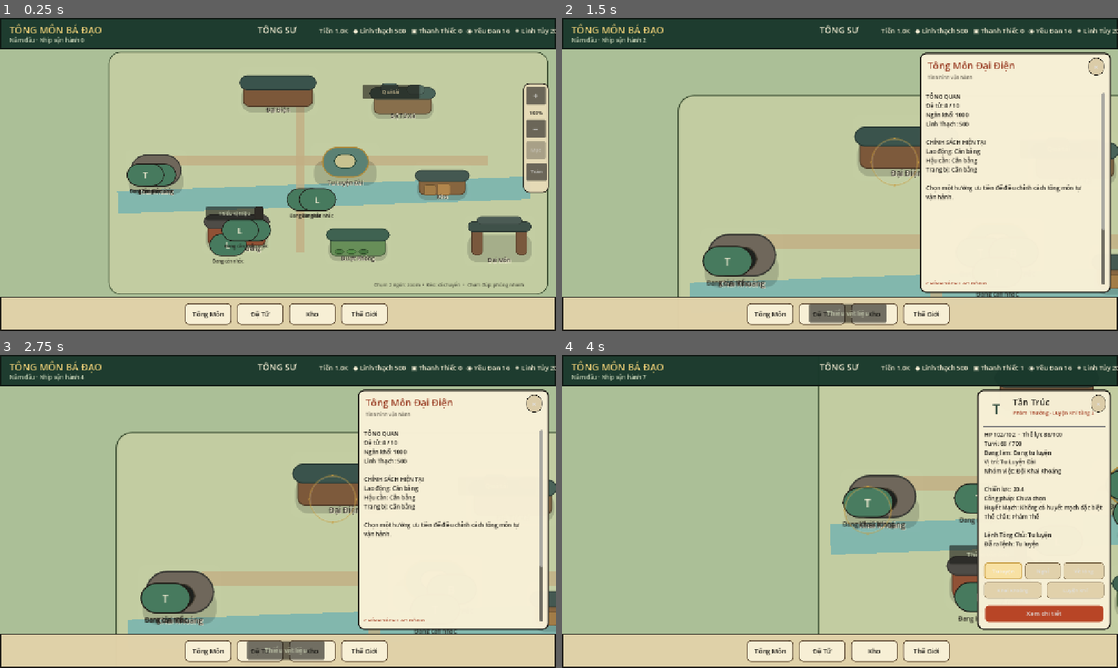
Above: before the commit, frames 1-4 (two rows, left to right).
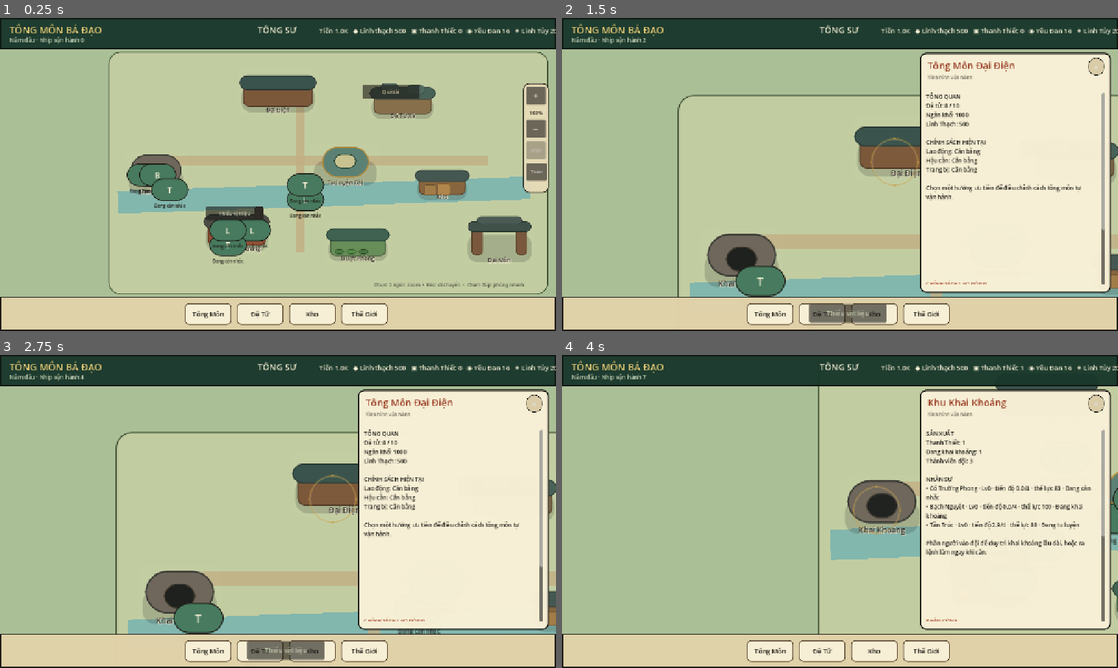
Above: after the commit, the same moments.

Repository: vuanhtuan161094-byte/TongMonBaDao
Game: Godot game, scene res://scenes/p3/p3_2_landscape_sect.tscn
The game is run twice, just before and just after one commit, with the same random seed, the same clock (stepped at 60 frames per second) and the same inputs.
Inputs (mouse positions are in pixels of both pictures, inside the frame that each line leads up to; where the layout moved, square brackets give the same spot in the first picture):
- Up to frame 1 (0.25 s): no input
- Up to frame 2 (1.5 s): click (840, 89) at 0.5 s; click (1073, 161) at 1.25 s
- Up to frame 3 (2.75 s): click (433, 586) at 2 s
- Up to frame 4 (4 s): click (739, 596) at 2.75 s; click (990, 583) [990, 577] at 3.5 s

The runs differ from the first frame. In frame 1, 1.4% of the frame differs, in the area x 22-61%, y 46-75%; in frame 2, 1.6%; in frame 3, 1.6%; in frame 4, 16%, in the area x 48-100%, y 10-88%.

Commit message:
Harden P3.6A procedural building typing

Diff:
--- a/godot/src/presentation/p3_1_landscape_sect.gd
+++ b/godot/src/presentation/p3_1_landscape_sect.gd
@@ -135,8 +135,10 @@
     var holder := Control.new()
     var destination := StringName(data.get("id", ""))
     holder.name = "BuildingToken_%s" % str(destination)
-    holder.position = Vector2(data.get("pos", Vector2.ZERO))
-    holder.size = Vector2(data.get("size", Vector2(140, 96)))
+    var holder_position: Vector2 = data.get("pos", Vector2.ZERO)
+    var holder_size: Vector2 = data.get("size", Vector2(140, 96))
+    holder.position = holder_position
+    holder.size = holder_size
     holder.mouse_filter = Control.MOUSE_FILTER_PASS
     map_layer.add_child(holder)
 
